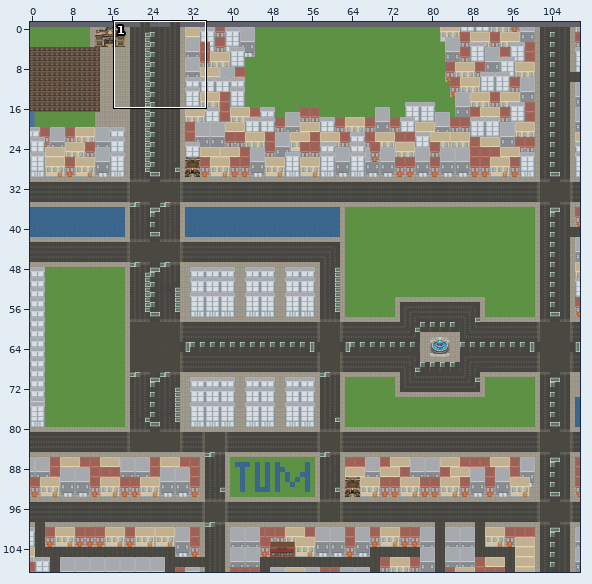
One commit to this Tiled map: assets/Assets_Map/generated-survival-level-0.tmx. Above, an overview of the earlier version with the close-up marked.
Close-up. Before:
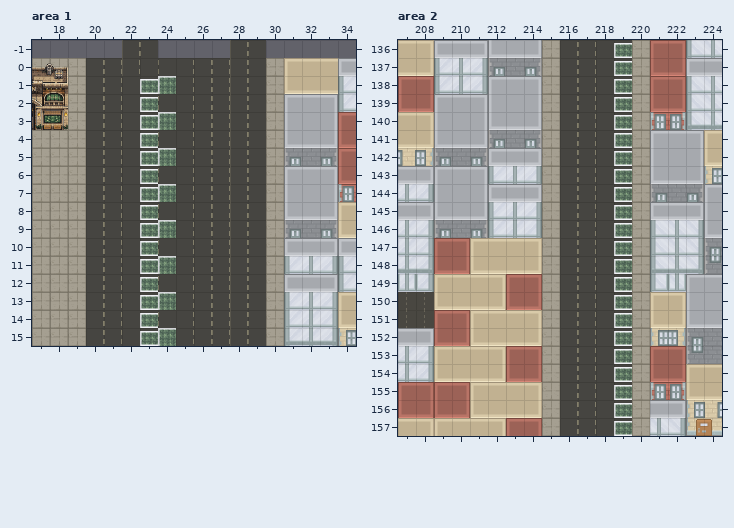
Cells are 32x32 px. Shown: area 1 x 17..34, y -1..15; area 2 x 207..224, y 136..157. The commit also changed other parts of the map, which this record leaves out.
Once edited:
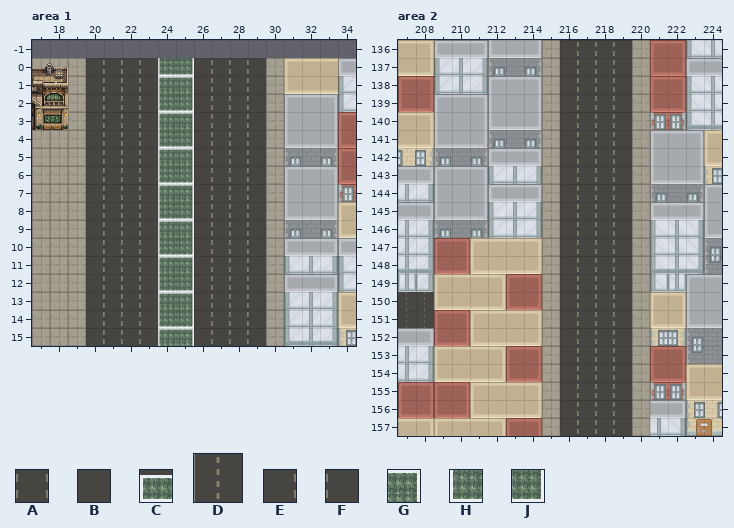
Key: from "CROSS_64_LATERAL": A 3; from "Concrete+grass": B 0, C 2; from "Crossing_64_LATERAL": D 0; from "ROAD_64": E 0, F 1; from "grass": G 1, H 2, J 3.
_ is an empty cell.
Tiles replaced or removed in this view: B, C, D, E, F.
From old to new:
Changed rows in their new state; . is an unchanged cell.
Layer "Tile Layer 1", area 1:
first column x 22:
 0 AFHJ..A
 1 AF.G..A
 2 AFHJ..A
 3 AF.G..A
 4 AFHJ..A
 5 AF.G..A
 6 AFHJ..A
 7 AF.G..A
 8 AFHJ..A
 9 AF.G..A
10 AFHJ..A
11 AF.G..A
12 AFHJ..A
13 AF.G..A
14 AFHJ..A
15 AF.G..A
Layer "Tile Layer 1", area 2:
first column x 218:
136 AF
137 AF
138 AF
139 AF
140 AF
141 AF
142 AF
143 AF
144 AF
145 AF
146 AF
147 AF
148 AF
149 AF
150 AF
151 AF
152 AF
153 AF
154 AF
155 AF
156 AF
157 AF
Boxes around the changes in both close-ups, in picture pixels (x1, y1, x2, y2):
changed: (122, 40, 194, 346)
changed: (230, 40, 266, 346)
changed: (596, 42, 632, 436)
